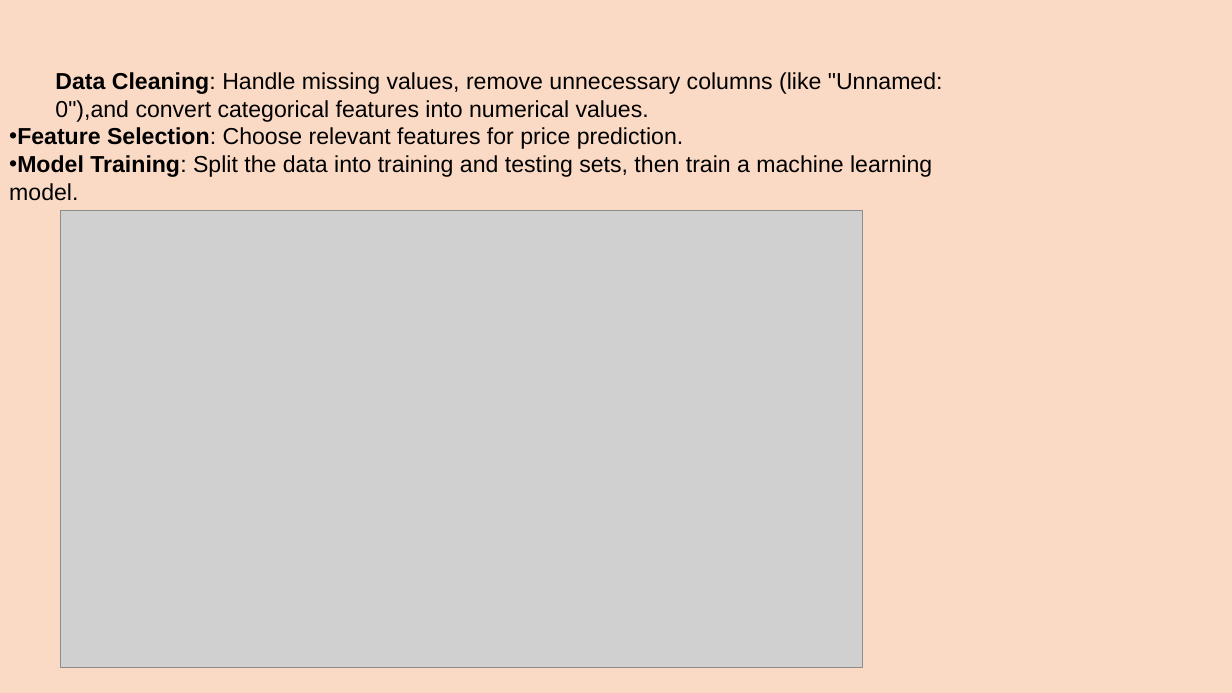
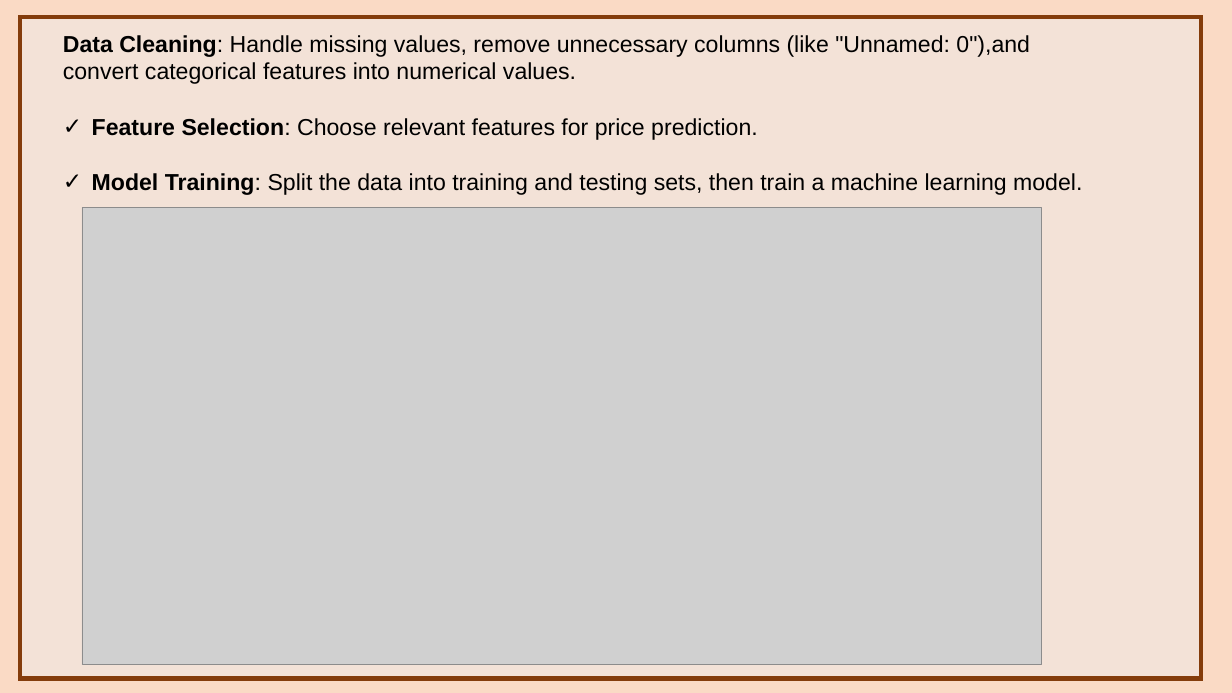
Before and after one commit to rajani1616/project4-Mobile-price-prediction, a slide deck: slide 12 of project4ppt.pptx. Drawn at 1232x693 pixels with LibreOffice and Linux fonts; fonts in the diff are those of the drawing; grey boxes stand for pictures. Boxes give left, top, right and bottom in pixels: in the first picture for what was removed or moved away, otherwise in the second. Text is boxed around its words. In the diff, an @@ line names an element or a change of style, - is before the commit and + after.

```diff
--- a/project4ppt.pptx
+++ b/project4ppt.pptx
@@ text "Data Cleaning: Handle missing values, ...": place and size @@
-text "Data Cleaning: Handle missing values, ..." at <box>9,72,943,201</box>
+text "Data Cleaning: Handle missing values, ..." at <box>63,35,1082,195</box>
@@ rectangle added at <box>20,18,1202,679</box>, fill #EDEDED at 47% opacity, outline #843C0B 3.5 pt @@
@@ text at <box>92,118,1082,195</box>: bullet • to ✓; list level 1 to 2 in "Feature Selection: Choose relevant features ..."; list level 1 to 2 in "Model Training: Split the data ..." @@
@@ picture: place and size @@
-picture at <box>60,211,862,668</box>
+picture at <box>82,207,1043,665</box>
```
Also in this commit, not shown: 17 other slides changed.
